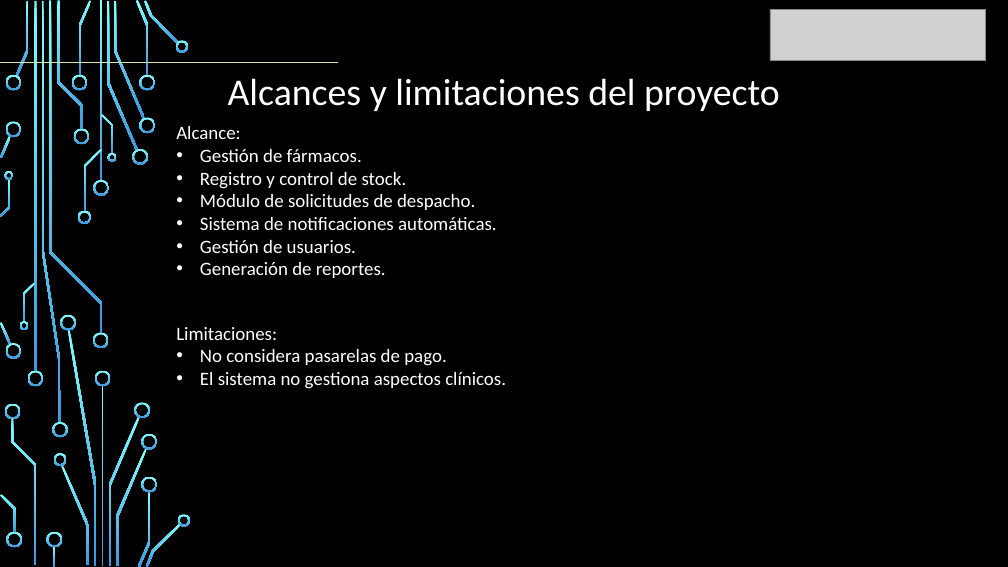
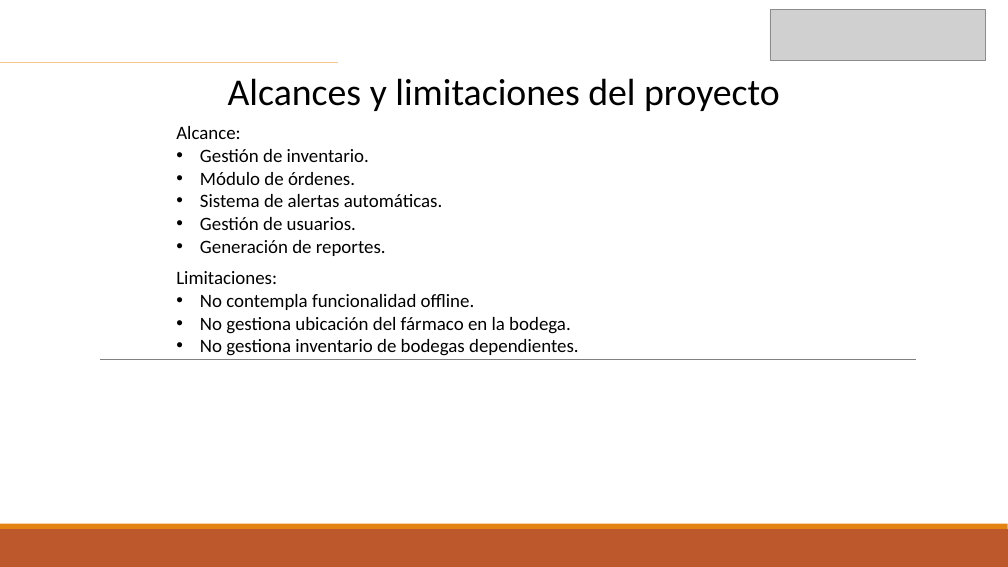
Before and after one commit to reisidente/Gestion-Bodega-Centralizada, a slide deck: slide 5 of GBFC/Fase 2/Evidencial Proyecto/Presentacion Proyecto.pptx. Drawn at 1008x567 pixels with LibreOffice and Linux fonts; fonts in the diff are those of the drawing; grey boxes stand for pictures; background and template pictures are left out. Boxes give left, top, right and bottom in pixels: in the first picture for what was removed or moved away, otherwise in the second. Text is boxed around its words. In the diff, an @@ line names an element or a change of style, - is before the commit and + after.

```diff
--- a/GBFC/Fase 2/Evidencial Proyecto/Presentacion Proyecto.pptx
+++ b/GBFC/Fase 2/Evidencial Proyecto/Presentacion Proyecto.pptx
@@ background picture (left out) to #FFFFFF @@
@@ text "Alcances y limitaciones del proyecto" at [228,78,780,111]: text colour #FFFFFF to #000000 @@
@@ line (0, 63) - (338, 63): stroke #D2E8AE 1.25 pt to #F6C791 1.25 pt @@
@@ text at [176,126,386,256]: text colour #FFFFFF to #000000 in "Alcance:", "Gestión de usuarios.", "Generación de reportes." @@
@@ text at [200,149,443,207]: text changed; text colour #FFFFFF to #000000 @@
-• Gestión de fármacos.
-• Registro y control de stock.
-• Módulo de solicitudes de despacho.
-• Sistema de notificaciones automáticas.
+• Gestión de inventario.
+• Módulo de órdenes.
+• Sistema de alertas automáticas.
@@ text "Limitaciones:": place and size @@
-text "Limitaciones:" at [176,327,506,389]
+text "Limitaciones:" at [176,271,579,356]
@@ text at [176,271,277,284]: text colour #FFFFFF to #000000 in "Limitaciones:" @@
@@ text at [200,294,579,356]: text changed; text colour #FFFFFF to #000000 @@
-• No considera pasarelas de pago.
-• El sistema no gestiona aspectos clínicos.
+• No contempla funcionalidad offline.
+• No gestiona ubicación del fármaco en la bodega.
+• No gestiona inventario de bodegas dependientes.
@@ line added from (100, 359) to (917, 359), #808080 0.5 pt @@
@@ group removed at [0,0,191,567]: 50 freeform shapes, 4 rectangles @@
@@ rectangle added at [0,529,1008,567], fill #BD582C @@
@@ rectangle added at [0,524,1008,529], fill #E48312 @@
```
Also in this commit, not shown: 14 other slides changed, 3 other files.
